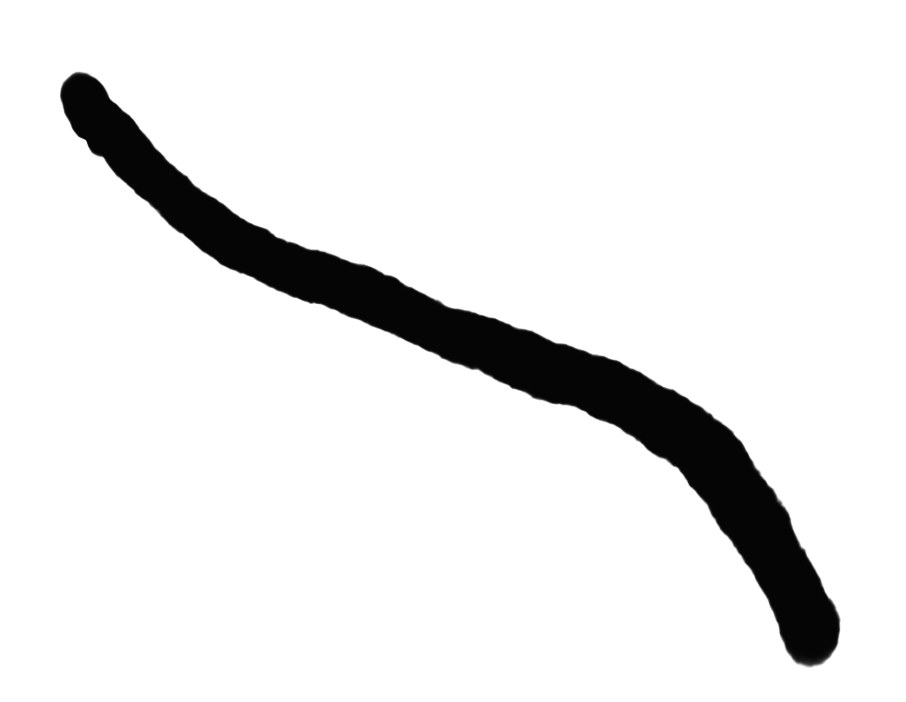
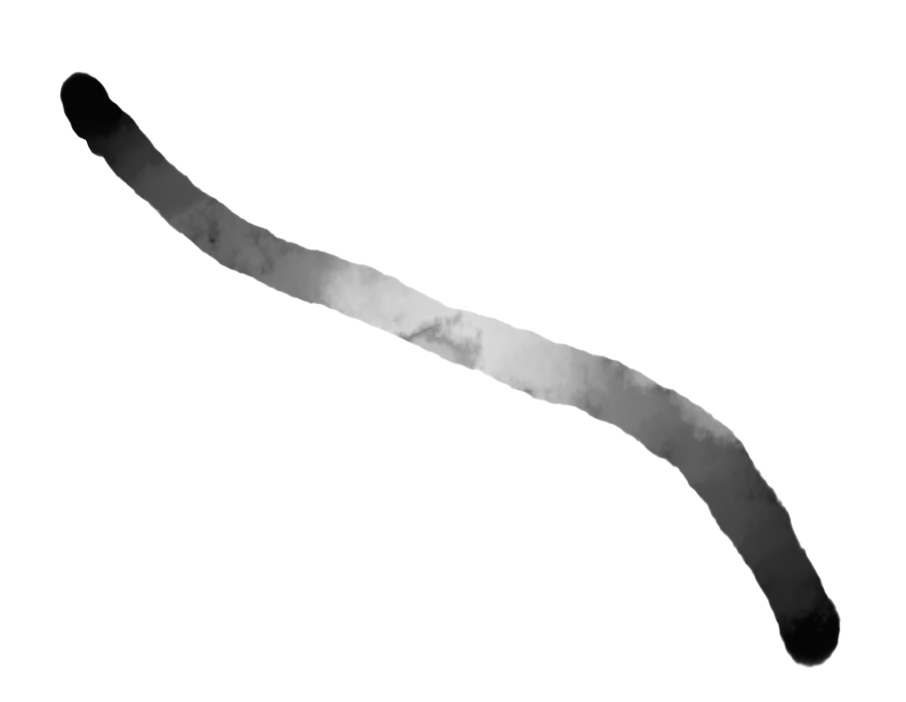
Before/after of a 906px x 702px layered artwork. What changed in the layer stack:
painted on "レイヤー7" over [78, 112, 837, 638]
